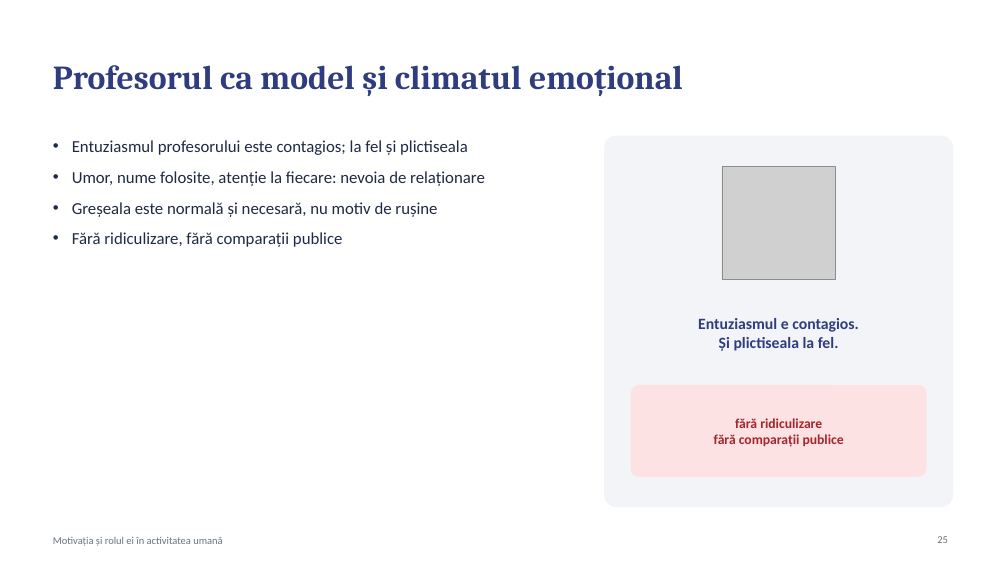
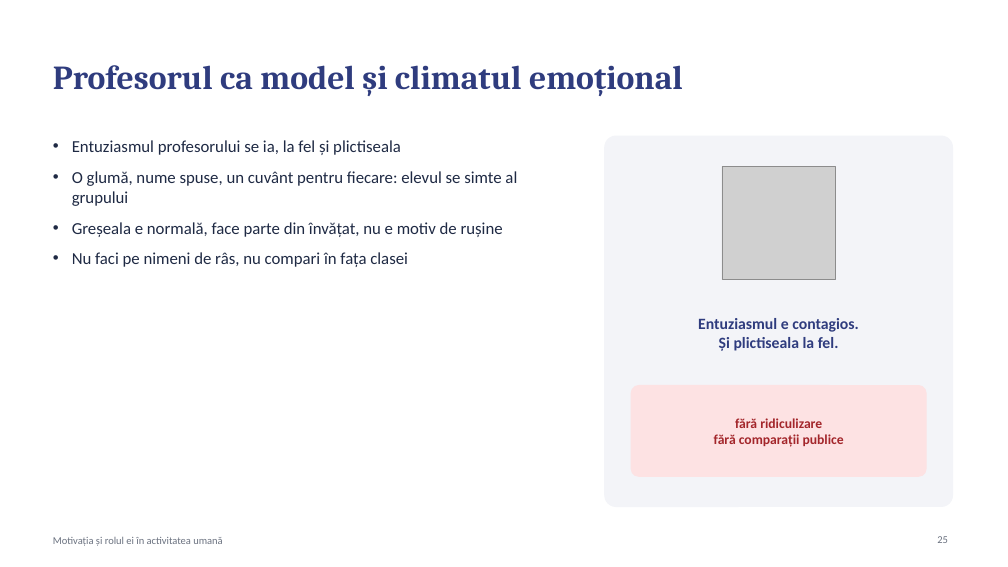
Before and after one commit to uskatu/aplicatie-autorulate, a slide deck: slide 25 of transfer/Motivatia_Proiect_Grupa5104.pptx. Drawn at 1008x567 pixels with LibreOffice and Linux fonts; fonts in the diff are those of the drawing; grey boxes stand for pictures. Boxes give left, top, right and bottom in pixels: in the first picture for what was removed or moved away, otherwise in the second. Text is boxed around its words. In the diff, an @@ line names an element or a change of style, - is before the commit and + after.

```diff
--- a/transfer/Motivatia_Proiect_Grupa5104.pptx
+++ b/transfer/Motivatia_Proiect_Grupa5104.pptx
@@ text at [72, 140, 517, 267]: text changed @@
-• Entuziasmul profesorului este contagios; la fel și plictiseala
-• Umor, nume folosite, atenție la fiecare: nevoia de relaționare
-• Greșeala este normală și necesară, nu motiv de rușine
-• Fără ridiculizare, fără comparații publice
+• Entuziasmul profesorului se ia, la fel și plictiseala
+• O glumă, nume spuse, un cuvânt pentru fiecare: elevul se simte al grupului
+• Greșeala e normală, face parte din învățat, nu e motiv de rușine
+• Nu faci pe nimeni de râs, nu compari în fața clasei
```
Also in this commit, not shown: 20 other slides changed, 1 other file.
